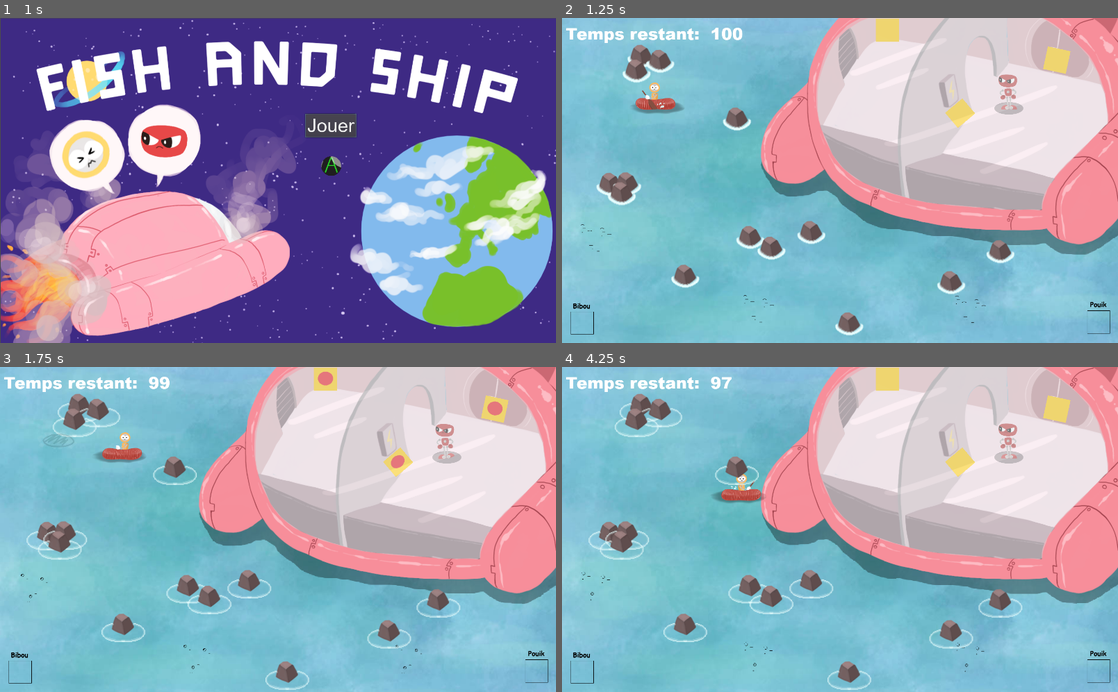
Above: before the commit, frames 1-4 (two rows, left to right).
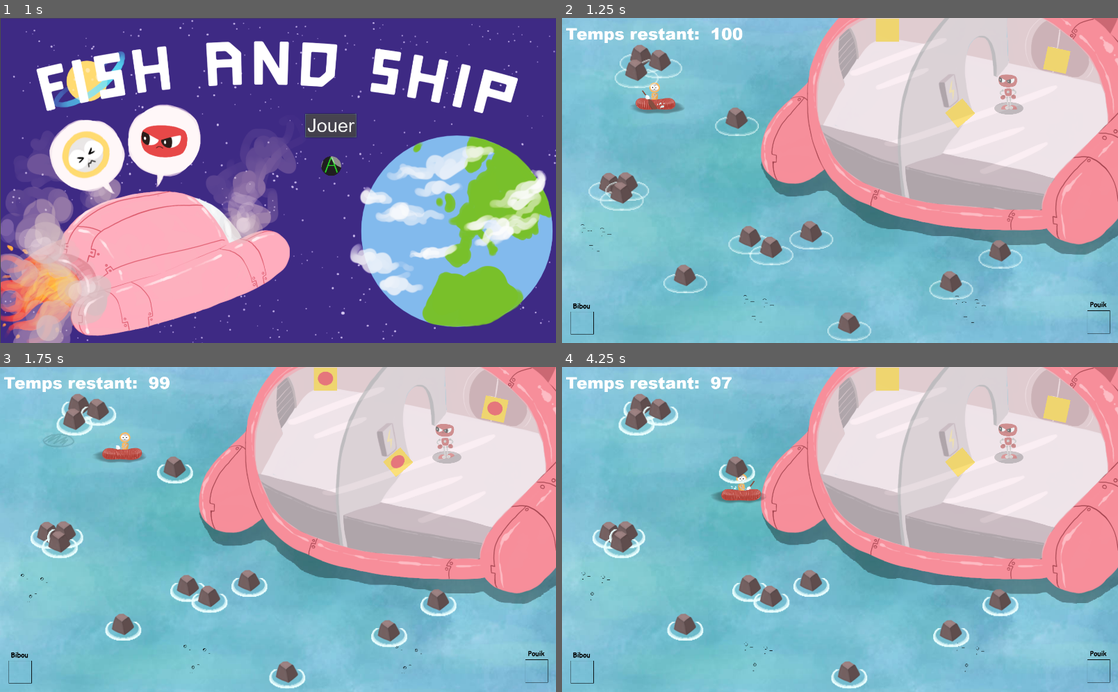
Above: after the commit, the same moments.

Repository: Majimo/FishAndShip
Game: Godot game, scene res://scenes/Intro.tscn
Two runs of this game, one before a commit and one after it. Both use one fixed random seed, a clock stepped at 60 frames per second and the inputs below. Sound files missing from this copy of the repository are replaced by a short silence.
Inputs:
- Up to frame 1 (1 s): click "Jouer" at 0.5 s
- Up to frame 2 (1.25 s): no input
- Up to frame 3 (1.75 s): tap Enter (ui_accept) at 1.25, 1.52 s; hold Right (ui_right) from 1.28 s (still down)
- Up to frame 4 (4.25 s): release Right (ui_right) at 2.03 s; hold Down (ui_down) 2.03-2.78 s; tap Enter (ui_accept) at 2.27, 3.77 s; hold Right (ui_right) 2.78-3.53 s; hold Up (ui_up) from 3.53 s (still down)

Frame 1 is identical in both runs. In frame 2, 1.9% of the frame differs, in the area x 4-83%, y 11-100%; in frame 3, 2.1%, in the area x 4-83%, y 10-100%; in frame 4, 2.1%.

Commit message:
Requin touche les joueurs.  Ombre sous les joueurs.

Diff:
--- a/scenes/MainWorld.tscn
+++ b/scenes/MainWorld.tscn
@@ -282,13 +282,13 @@
 
 [node name="Requin" parent="TrucTypesRequins" instance=ExtResource( 18 )]
 SpawnRandomZones = NodePath("../SpawnRandomZoneExterieur")
-player = NodePath("../../Players/Perso2")
-distanceactif = 300
+player = NodePath("../../Players/Perso1")
+distanceactif = 100
 
 [node name="Requin2" parent="TrucTypesRequins" instance=ExtResource( 18 )]
 SpawnRandomZones = NodePath("../SpawnRandomZoneExterieur")
-player = NodePath("../../Players/Perso2")
-distanceactif = 300
+player = NodePath("../../Players/Perso1")
+distanceactif = 100
 time = 0.6
 
 [node name="SpawnRandomZoneExterieur" type="Node" parent="TrucTypesRequins"]
@@ -319,8 +319,8 @@
 
 [node name="Splorsh" parent="TrucTypesRequins" instance=ExtResource( 19 )]
 SpawnRandomZones = NodePath("../SpawnRandomZoneInterieur")
-player = NodePath("../../Players/Perso1")
-distanceactif = 300
+player = NodePath("../../Players/Perso2")
+distanceactif = 100
 
 [node name="SpawnRandomZoneInterieur" type="Node" parent="TrucTypesRequins"]
 
--- a/scenes/Rocher.tscn
+++ b/scenes/Rocher.tscn
@@ -47,11 +47,13 @@
 position = Vector2( 56.6528, 1.24088 )
 scale = Vector2( 0.909, 0.909 )
 frames = SubResource( 5 )
+frame = 3
 playing = true
 
 [node name="AnimatedSprite2" type="AnimatedSprite" parent="Node2D"]
 position = Vector2( 4.256, 1.241 )
 scale = Vector2( 0.909, 0.909 )
 frames = SubResource( 5 )
+frame = 3
 playing = true
 flip_h = true
--- a/scripts/MainWorld.gd
+++ b/scripts/MainWorld.gd
@@ -80,6 +80,35 @@
 	else :
 		print("pouik tiens déjà un objet ou aucun objet n'est posé")
 
+func perd_objet_par_obstacle(qui):  #requin ou acide.
+	if(qui=="Perso1"):
+		print("BIBOU est touché par un requinnnnnnnnnnnn")
+		if bibou_tiens_objet == true :
+			$InventaireJ1/PlancheDeBois.visible = false
+			$InventaireJ1/PlaqueDeFer.visible = false
+			$InventaireJ1/Scotch.visible = false
+			bibou_tiens_objet = false
+			bibou_objet_tenu = null
+			# jouer une superanimation de perte.
+			print(qui+" BIBOU a perdu son objet")
+	if(qui=="Perso2"):
+		print("POUIK est touché par de l'acide'")
+		if pouik_tiens_objet == true :
+			$InventaireJ2/PlancheDeBois2.visible = false
+			$InventaireJ2/PlaqueDeFer2.visible = false
+			$InventaireJ2/Scotch2.visible = false
+			pouik_tiens_objet = false
+			pouik_objet_tenu = null
+			# jouer une super animtion de perte
+			print(qui+" POUIK  a perdu son objet")
+
+
+
+
+
+
+
+
 func objet_aleatoire():
 	return objets[rand_range(0,2)]
 
--- a/scripts/Requin.gd
+++ b/scripts/Requin.gd
@@ -42,7 +42,11 @@
 func Roar():
 	print("roar")
 	$AudioStreamPlayer.play();
-	if(position.distance_to((get_node(player).position))<distanceactif):
+	#print (  get_node(player).name +" position " + str(get_node(player).global_position))
+	#print (  name +" position " + str(global_position) )
+	#print ( get_node(player).name +" distance "+name+"  "+str(global_position.distance_to((get_node(player).global_position))))
+	if(global_position.distance_to((get_node(player).global_position))<distanceactif):
+		get_node('/root/MainWorld').perd_objet_par_obstacle(get_node(player).name)
 		print("touche")
 
 
